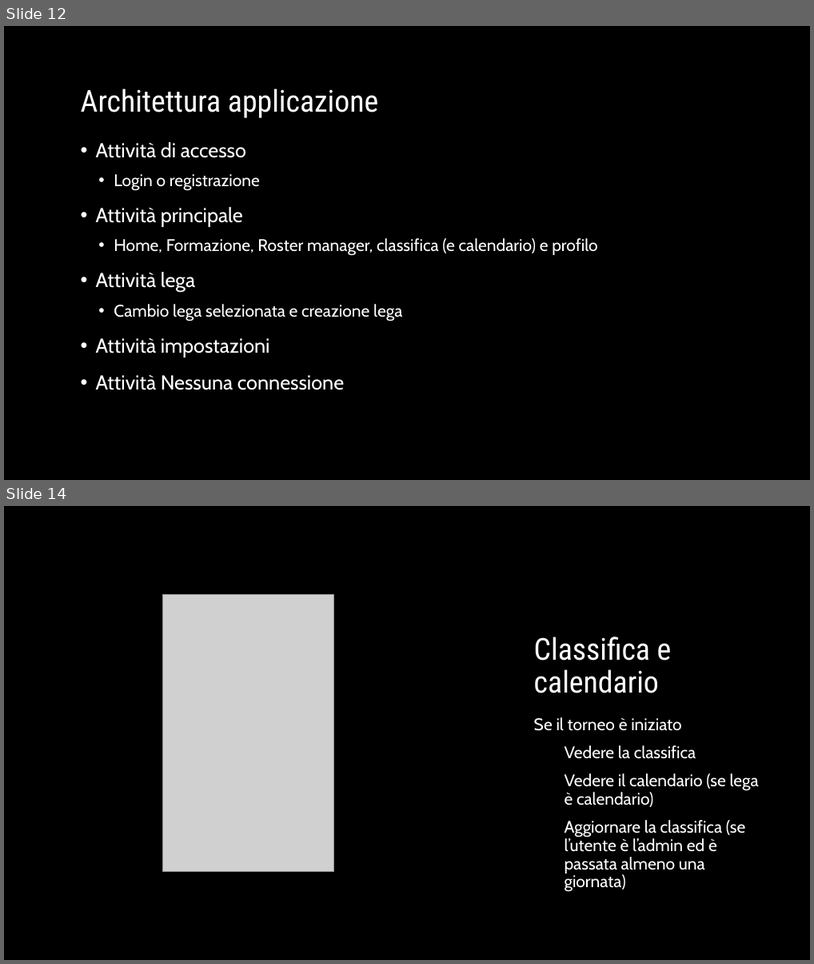
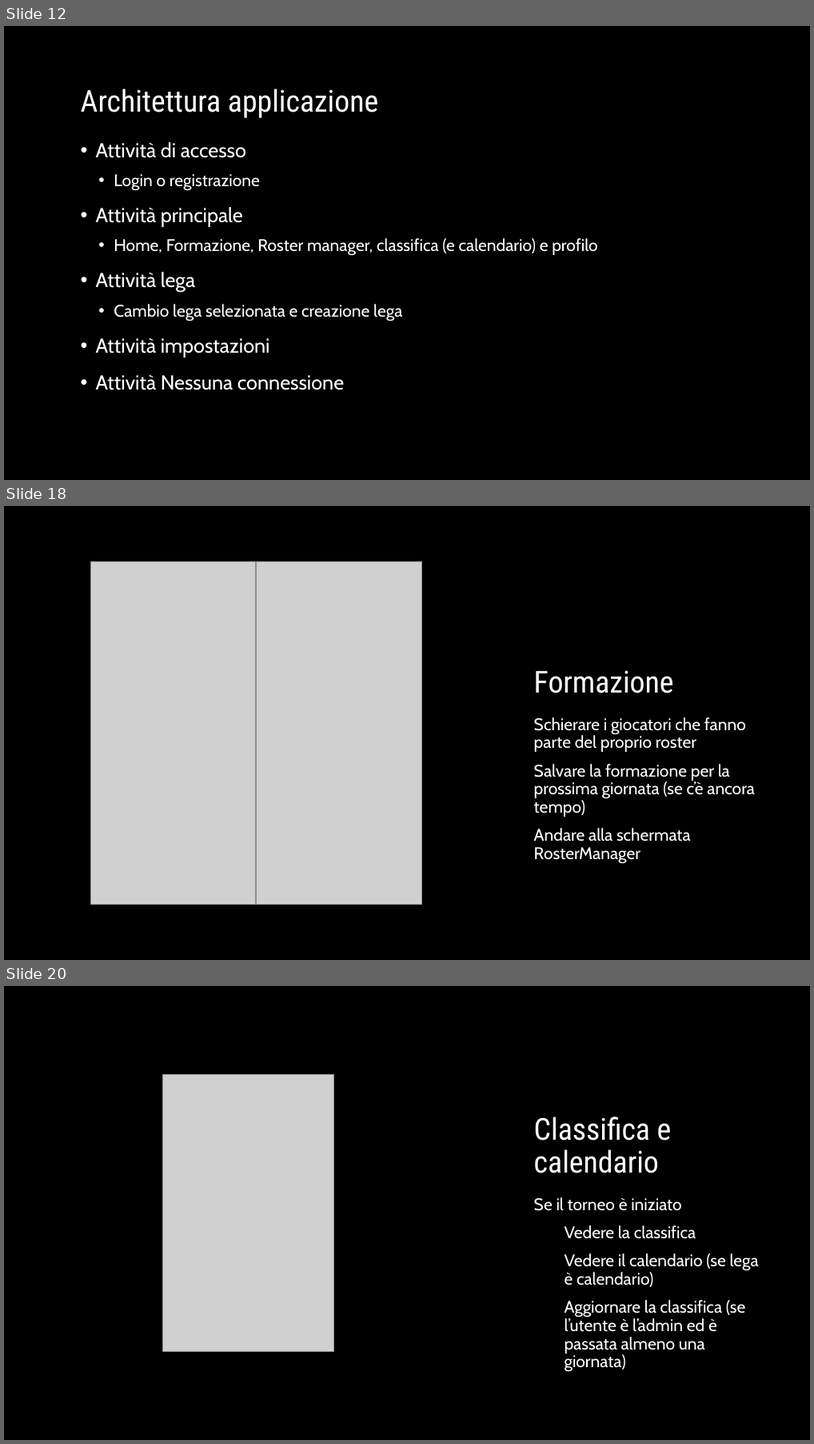
Before and after one commit to GiovanniMarchetto/Fantabasket, a slide deck: Fanta-basket.pptx. Shown one above the other, each under a label of ours: slides 12 and 14 before the commit, slides 12, 18 and 20 after it; the slides between them are not shown. The pictures are 814x964 and 814x1444 pixels, drawn with LibreOffice and Linux fonts; fonts in the diff are those of the drawing; grey boxes stand for pictures; background and template pictures are left out. Boxes give left, top, right and bottom in pixels: in the first picture for what was removed or moved away, otherwise in the second. Text is boxed around its words. In the diff, an @@ line names an element or a change of style, - is before the commit and + after.

```diff
--- a/Fanta-basket.pptx
+++ b/Fanta-basket.pptx
@@ slide 18 added at (x1=4, y1=506, x2=810, y2=960), background picture (left out); not listed: 1 template element that a slide beside it also shows @@
@@ picture added at (x1=91, y1=562, x2=256, y2=904) @@
@@ picture added at (x1=256, y1=562, x2=422, y2=904) @@
@@ title added at (x1=534, y1=670, x2=674, y2=693), 36 pt, text #FFFFFF @@
+Formazione
@@ text added at (x1=534, y1=717, x2=755, y2=864), 20 pt, text #FFFFFF @@
+Schierare i giocatori che fanno parte del proprio roster
+Salvare la formazione per la prossima giornata (se c’è ancora tempo)
+Andare alla schermata RosterManager
@@ what was slide 14 is now slide 20 @@
```
Also in this commit, not shown: 4 slides changed, 13 other slides added, 8 other files.
